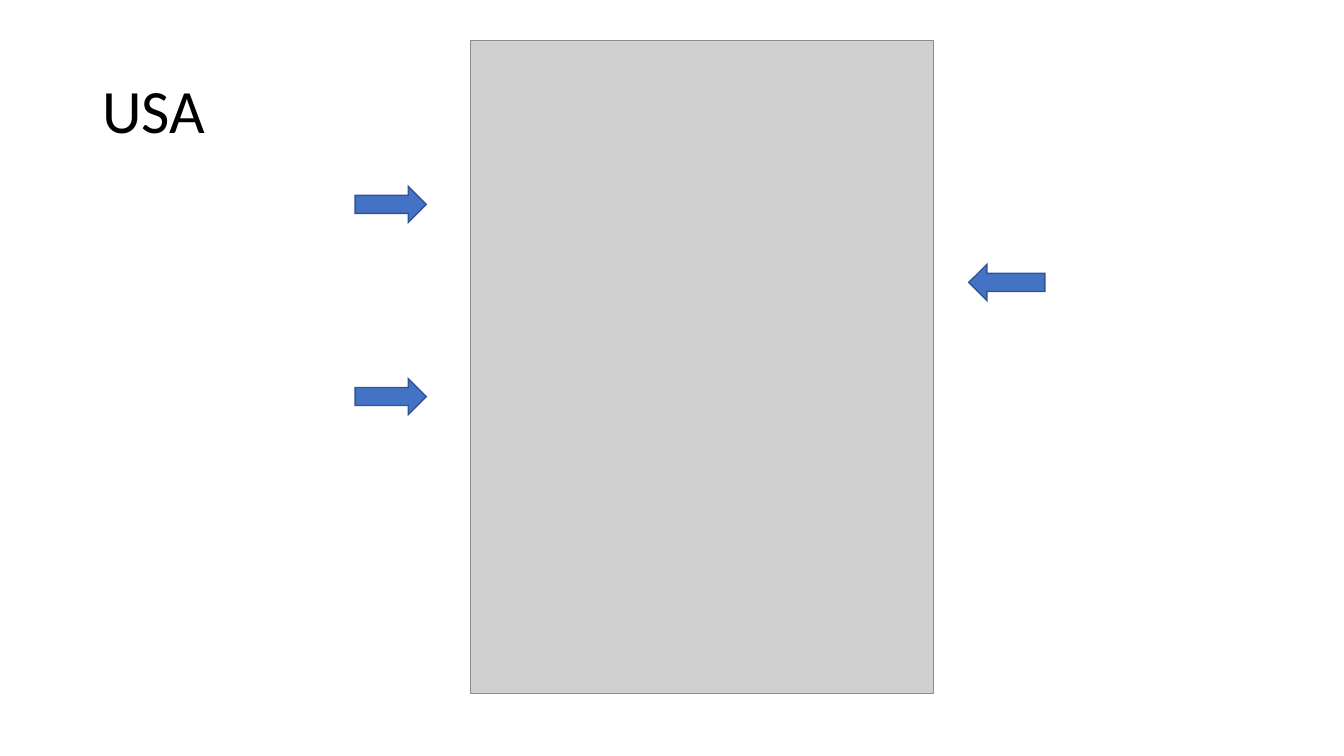
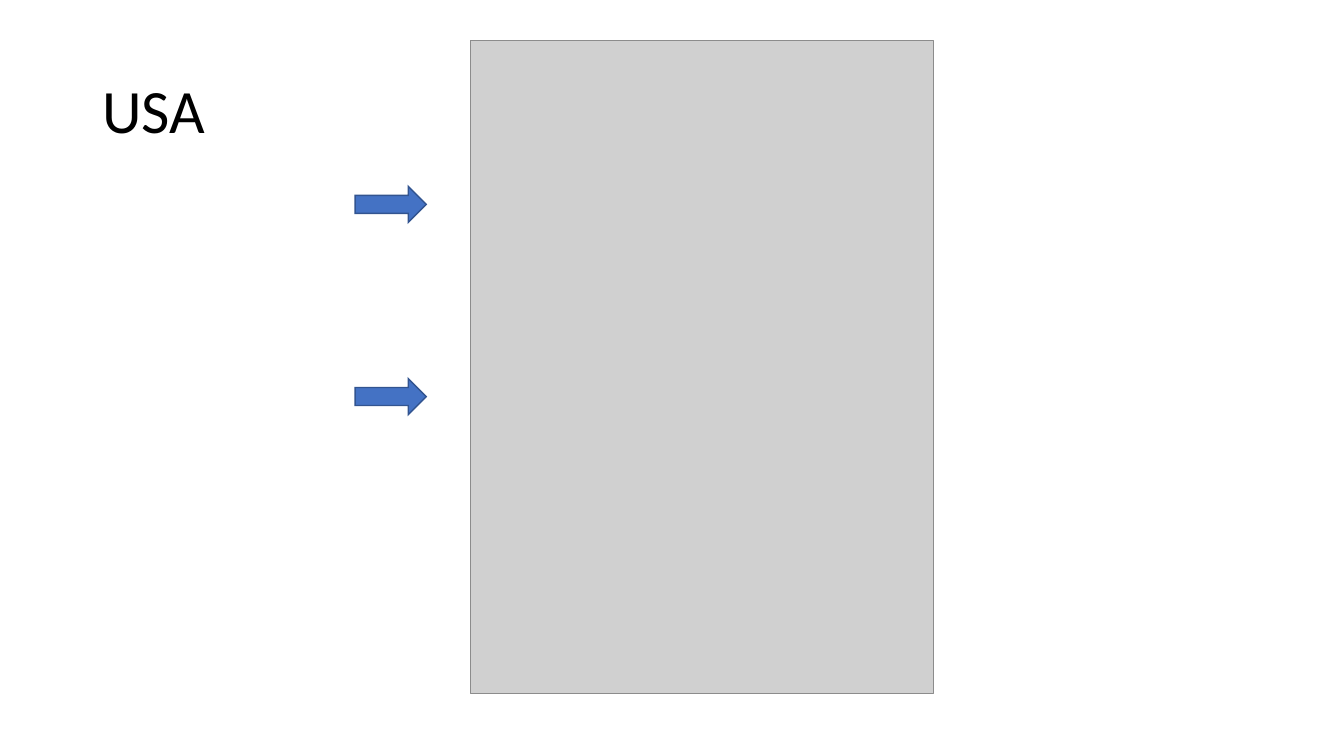
Before and after one commit to ichbinhandsome/Semantic-Differentials-for-Wikipedia-using-the-POLAR-Framework, a slide deck: slide 4 of Results Antonym generation.pptx. Drawn at 1344x756 pixels with LibreOffice and Linux fonts; fonts in the diff are those of the drawing; grey boxes stand for pictures. Boxes give left, top, right and bottom in pixels: in the first picture for what was removed or moved away, otherwise in the second. Text is boxed around its words. In the diff, an @@ line names an element or a change of style, - is before the commit and + after.

```diff
--- a/Results Antonym generation.pptx
+++ b/Results Antonym generation.pptx
@@ right arrow removed at (969,264,1045,300) @@
```
Also in this commit, not shown: 15 other slides changed, 1 slide added, 2 slides removed.
